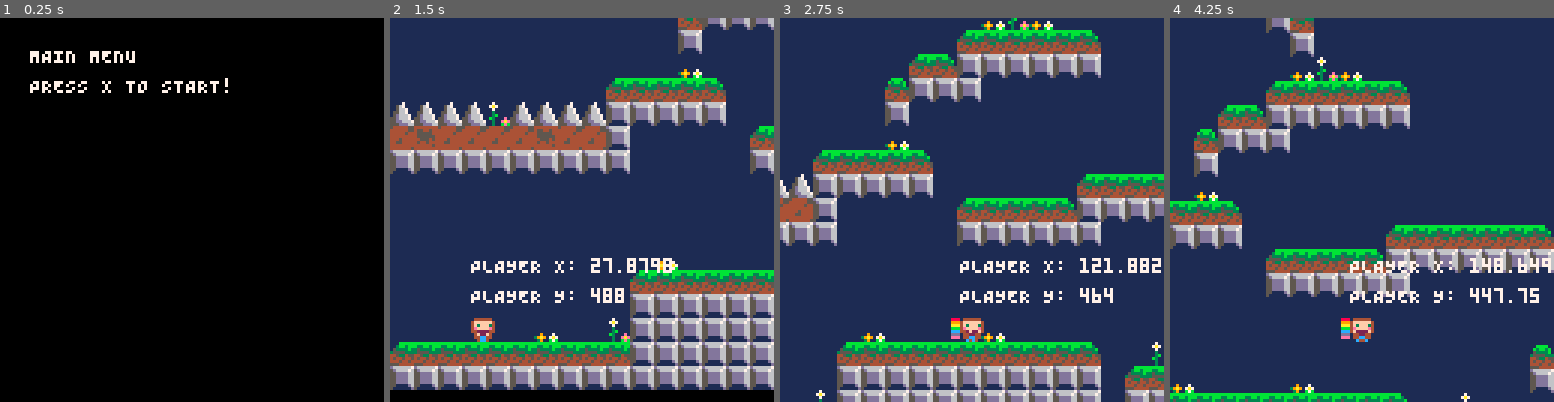
Above: before the commit, frames 1-4 (left to right).
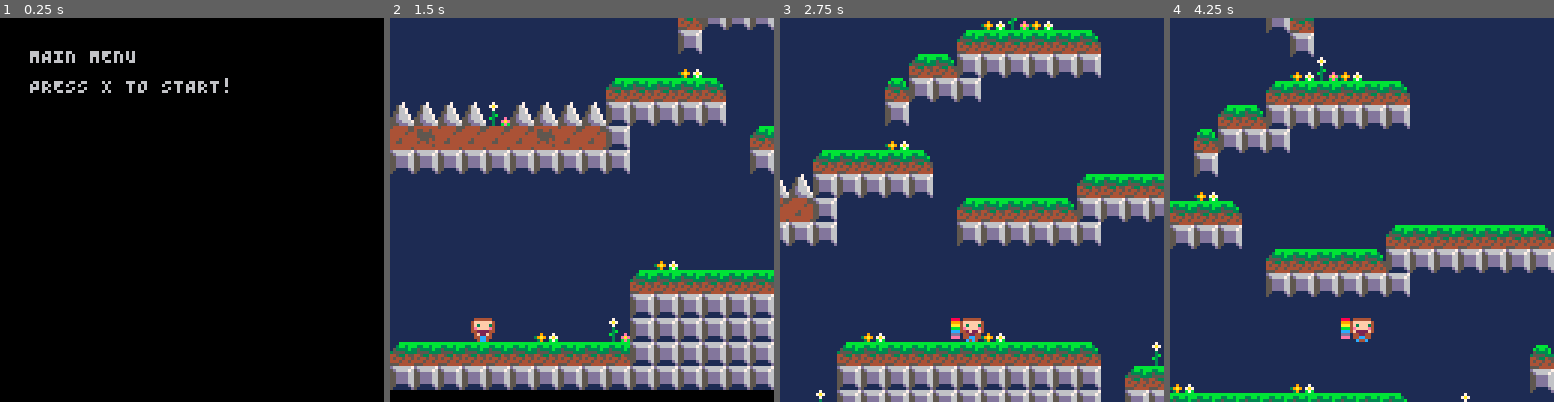
Above: after the commit, the same moments.

Repository: connorryanbaker/kmg
Game: PICO-8 cartridge currentdraft.p8
Same seed, same stepped clock (60 frames per second), same inputs: the game is played once before the commit and once after it.
Inputs:
- Up to frame 1 (0.25 s): no input
- Up to frame 2 (1.5 s): tap X (X key) at 0.33, 1.07 s; tap O (Z key) at 0.7 s
- Up to frame 3 (2.75 s): hold Right 1.6-2.1 s; tap O (Z key) at 1.7, 2.1, 2.5 s; tap X (X key) at 1.85 s; hold Right from 2.47 s (still down)
- Up to frame 4 (4.25 s): tap O (Z key) every 0.4 s from 2.9 to 4.1 s; tap X (X key) at 2.97, 4.08 s; release Right at 3.03 s; hold Left 3.08-3.58 s; hold Right from 4.02 s (still down)

The runs differ from the first frame. In frame 1, 1.0% of the frame differs, in the area x 7-60%, y 8-20%; in frame 2, 1.3%; in frame 3, 1.2%; in frame 4, 1.3%, in the area x 46-100%, y 62-75%.

Commit message:
basic level progression

Diff:
--- a/currentdraft.p8
+++ b/currentdraft.p8
@@ -6,12 +6,12 @@
   STATE="MENU"
   spritesize=8
   LEVEL=0
-  minx=0+(LEVEL*256)
+  minx=0
   miny=0
-  maxx=256+(LEVEL*256)
-  maxy=512 -- todo: grab from individual maps
+  maxx=256
+  maxy=512
   min_cam_y=0
-  max_cam_y=388 -- todo: configure
+  max_cam_y=388
   max_cam_x=maxx/2
   startx=3
   starty=433
@@ -74,8 +74,6 @@
 
 function _draw()
   cls()
-  print("WOW", player.x, player.y-10, 7)
-  print("CAMWOW", cam_x+1, cam_y+1, 7)
   if STATE=="MENU" then return menu_draw() end
   if STATE=="GAMEPLAY" then return gameplay_draw() end
 end
@@ -83,8 +81,6 @@
 function gameplay_draw()
   local map_x = LEVEL*32
   map(map_x, 0) -- todo: needs parameterization of LEVEL
-  print("PLAYER X: "..tostring(player.x), player.x, player.y-20, 7)
-  print("PLAYER Y: "..tostring(player.y), player.x, player.y-10, 7)
   spr(player.s,player.x,player.y,1,1,player.flp)
   if player.dashing and player.dashframe<8 then
     draw_dash_trail(player.x,player.y,player.dashframe,player.flp)
@@ -307,6 +303,8 @@
   y1/=8
   x2/=8
   y2/=8
+  x1+=(LEVEL*32)
+  x2+=(LEVEL*32)
   if fget(mget(x1,y1),flag)
   or fget(mget(x1,y2),flag)
   or fget(mget(x2,y1),flag)
